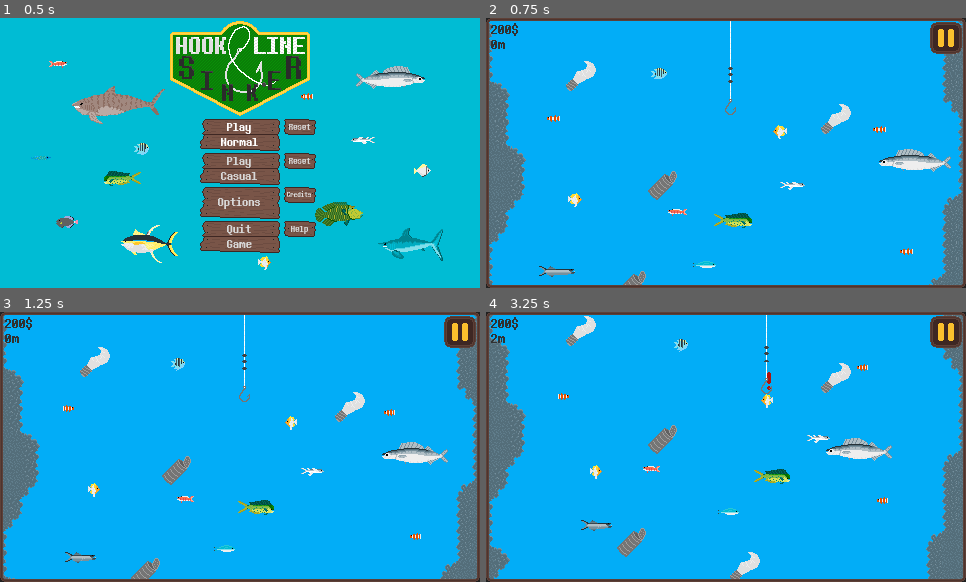
Above: before the commit, frames 1-4 (two rows, left to right).
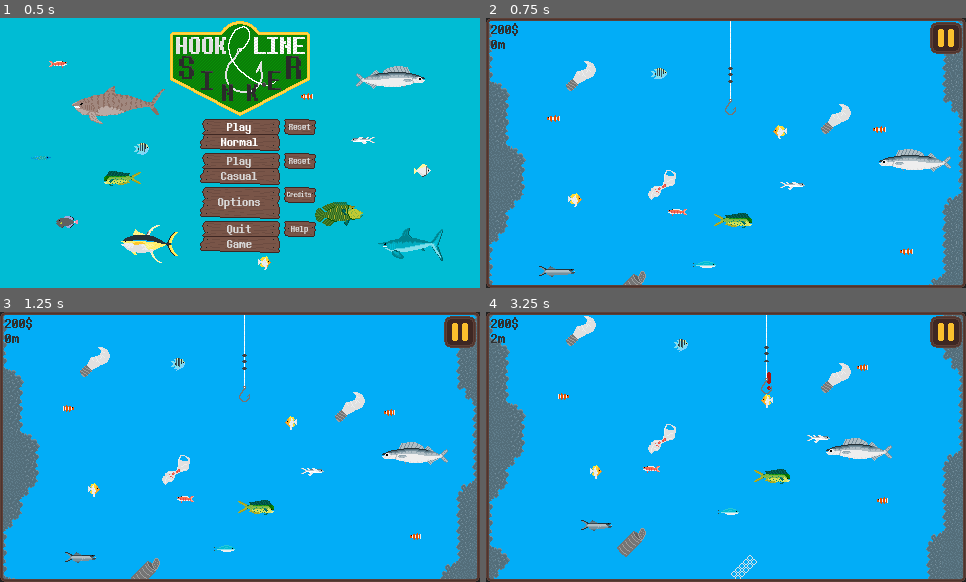
Above: after the commit, the same moments.

Repository: RaddiZeCat/HookLineAndSinkerGodot
Game: Godot game, scene res://Maps/main_menu.tscn
Same seed, same stepped clock (60 frames per second), same inputs: the game is played once before the commit and once after it. Sound files missing from this copy of the repository are replaced by a short silence.
Inputs (mouse positions are in pixels of both pictures, inside the frame that each line leads up to):
- Up to frame 1 (0.5 s): no input
- Up to frame 2 (0.75 s): click "Play Normal" at 0.5 s
- Up to frame 3 (1.25 s): no input
- Up to frame 4 (3.25 s): move the mouse to (831, 433) at 1.27 s; press the mouse at (831, 433) at 1.28 s; hold D (move_right) 1.28-2.03 s; move the mouse to (630, 460) at 2.02 s; release the mouse at (630, 460) at 2.03 s; hold S (move_down) 2.03-2.78 s; click (630, 460) at 2.1 s; move the mouse to (774, 387) at 2.77 s; press the mouse at (774, 387) at 2.78 s; hold D (move_right) from 2.78 s (still down)

Frame 1 is identical in both runs. In frame 2, 0.3% of the frame differs, in the area x 33-40%, y 56-68%; in frame 3, 0.3%; in frame 4, 0.6%, in the area x 33-58%, y 41-99%.
Error in both runs: Attempt to call function 'get_var' in base 'null instance' on a null instance. (res://Code/globals.gd:78)

Commit message:
Amandra In

Diff:
--- /dev/null
+++ b/Code/Amandra.gd
@@ -0,0 +1,4 @@
+extends Sprite2D
+
+func _ready():
+	$AnimationPlayer.play("bobbing")
--- a/Maps/ocean_scene.tscn
+++ b/Maps/ocean_scene.tscn
@@ -55,6 +55,8 @@
 [ext_resource type="PackedScene" uid="uid://86qn0i2h4cnc" path="res://Prefabs/spearfish.tscn" id="37_t50k6"]
 [ext_resource type="PackedScene" uid="uid://c4aah4tithh5n" path="res://Prefabs/shortfin.tscn" id="39_wjab3"]
 [ext_resource type="PackedScene" uid="uid://cojer2wymkcb3" path="res://Prefabs/gemfish.tscn" id="40_1ligm"]
+[ext_resource type="Texture2D" uid="uid://cypx7vj1k575y" path="res://Assets/Extras/Amandra.png" id="56_prp0b"]
+[ext_resource type="Script" path="res://Code/Amandra.gd" id="57_aqdj4"]
 
 [sub_resource type="StyleBoxEmpty" id="StyleBoxEmpty_m42rt"]
 
@@ -650,6 +652,44 @@
 }
 point_count = 9
 
+[sub_resource type="Animation" id="Animation_2n06j"]
+resource_name = "bobbing"
+length = 2.0
+loop_mode = 1
+tracks/0/type = "value"
+tracks/0/imported = false
+tracks/0/enabled = true
+tracks/0/path = NodePath(".:frame")
+tracks/0/interp = 1
+tracks/0/loop_wrap = true
+tracks/0/keys = {
+"times": PackedFloat32Array(0, 1),
+"transitions": PackedFloat32Array(1, 1),
+"update": 1,
+"values": [0, 1]
+}
+
+[sub_resource type="Animation" id="Animation_5kbox"]
+length = 0.001
+tracks/0/type = "value"
+tracks/0/imported = false
+tracks/0/enabled = true
+tracks/0/path = NodePath(".:frame")
+tracks/0/interp = 1
+tracks/0/loop_wrap = true
+tracks/0/keys = {
+"times": PackedFloat32Array(0),
+"transitions": PackedFloat32Array(1),
+"update": 1,
+"values": [1]
+}
+
+[sub_resource type="AnimationLibrary" id="AnimationLibrary_0cour"]
+_data = {
+"RESET": SubResource("Animation_5kbox"),
+"bobbing": SubResource("Animation_2n06j")
+}
+
 [node name="OceanScene" type="Node2D"]
 process_mode = 1
 script = ExtResource("1_i2hc8")
@@ -1755,6 +1795,7 @@
 
 [node name="Trash" parent="Fish&Paths 89/Trash that floats around" instance=ExtResource("10_kkswm")]
 position = Vector2(57, 103)
+frame = 2
 
 [node name="Trash2" parent="Fish&Paths 89/Trash that floats around" instance=ExtResource("10_kkswm")]
 position = Vector2(230, 36)
@@ -1763,7 +1804,7 @@
 
 [node name="Trash3" parent="Fish&Paths 89/Trash that floats around" instance=ExtResource("10_kkswm")]
 position = Vector2(139, 230)
-frame = 1
+frame = 3
 
 [node name="Trash4" parent="Fish&Paths 89/Trash that floats around" instance=ExtResource("10_kkswm")]
 position = Vector2(278, 352)
@@ -1780,6 +1821,7 @@
 
 [node name="Trash7" parent="Fish&Paths 89/Trash that floats around" instance=ExtResource("10_kkswm")]
 position = Vector2(32, 396)
+frame = 3
 
 [node name="Trash8" parent="Fish&Paths 89/Trash that floats around" instance=ExtResource("10_kkswm")]
 position = Vector2(114, 472)
@@ -1787,7 +1829,7 @@
 
 [node name="Trash9" parent="Fish&Paths 89/Trash that floats around" instance=ExtResource("10_kkswm")]
 position = Vector2(305, 572)
-frame = 1
+frame = 2
 state = 1
 
 [node name="Trash10" parent="Fish&Paths 89/Trash that floats around" instance=ExtResource("10_kkswm")]
@@ -1796,10 +1838,12 @@
 
 [node name="Trash11" parent="Fish&Paths 89/Trash that floats around" instance=ExtResource("10_kkswm")]
 position = Vector2(106, 692)
+frame = 2
 state = 1
 
 [node name="Trash12" parent="Fish&Paths 89/Trash that floats around" instance=ExtResource("10_kkswm")]
 position = Vector2(162, 739)
+frame = 3
 
 [node name="Trash13" parent="Fish&Paths 89/Trash that floats around" instance=ExtResource("10_kkswm")]
 position = Vector2(242, 834)
@@ -1819,7 +1863,7 @@
 
 [node name="Trash17" parent="Fish&Paths 89/Trash that floats around" instance=ExtResource("10_kkswm")]
 position = Vector2(113, 1161)
-frame = 1
+frame = 3
 state = 1
 
 [node name="Trash18" parent="Fish&Paths 89/Trash that floats around" instance=ExtResource("10_kkswm")]
@@ -1827,7 +1871,7 @@
 
 [node name="Trash19" parent="Fish&Paths 89/Trash that floats around" instance=ExtResource("10_kkswm")]
 position = Vector2(-49, 1258)
-frame = 1
+frame = 2
 
 [node name="Trash20" parent="Fish&Paths 89/Trash that floats around" instance=ExtResource("10_kkswm")]
 position = Vector2(43, 1384)
@@ -1844,14 +1888,16 @@
 
 [node name="Trash23" parent="Fish&Paths 89/Trash that floats around" instance=ExtResource("10_kkswm")]
 position = Vector2(80, 1597)
+frame = 3
 state = 1
 
 [node name="Trash24" parent="Fish&Paths 89/Trash that floats around" instance=ExtResource("10_kkswm")]
 position = Vector2(3, 1508)
+frame = 2
 
 [node name="Trash25" parent="Fish&Paths 89/Trash that floats around" instance=ExtResource("10_kkswm")]
 position = Vector2(165, 1698)
-frame = 1
+frame = 2
 state = 1
 
 [node name="Trash26" parent="Fish&Paths 89/Trash that floats around" instance=ExtResource("10_kkswm")]
@@ -1868,6 +1914,7 @@
 
 [node name="Trash29" parent="Fish&Paths 89/Trash that floats around" instance=ExtResource("10_kkswm")]
 position = Vector2(-62, 1837)
+frame = 3
 state = 1
 
 [node name="Trash30" parent="Fish&Paths 89/Trash that floats around" instance=ExtResource("10_kkswm")]
@@ -3146,6 +3193,21 @@
 [node name="PathFollow2D" type="PathFollow2D" parent="Fish&Paths 89/Birdnosed8/Path2D"]
 position = Vector2(2, 1875)
 rotation = 0.908067
+
+[node name="Eastereggs" type="Node" parent="."]
+
+[node name="Amandra" type="Sprite2D" parent="Eastereggs"]
+position = Vector2(344, 1074)
+texture = ExtResource("56_prp0b")
+flip_h = true
+hframes = 2
+frame = 1
+script = ExtResource("57_aqdj4")
+
+[node name="AnimationPlayer" type="AnimationPlayer" parent="Eastereggs/Amandra"]
+libraries = {
+"": SubResource("AnimationLibrary_0cour")
+}
 
 [connection signal="pressed" from="Camera2D/Control/ButtonPause" to="." method="_on_button_pause_pressed"]
 [connection signal="pressed" from="Camera2D/Control/Menu Paused/ButtonUnpause" to="." method="_on_button_unpause_pressed"]
--- a/Prefabs/trash.tscn
+++ b/Prefabs/trash.tscn
@@ -9,7 +9,7 @@
 
 [node name="Trash" type="Sprite2D"]
 texture = ExtResource("1_16kqr")
-hframes = 2
+hframes = 4
 script = ExtResource("2_hepv2")
 speed = 2
 deviation = 3
Binary file added: Assets/Extras/Amandra.png
Not shown, added: Assets/Extras/Amandra.png.import
Binary file changed: Assets/Trash.png
Not shown: 1 places in Maps/ocean_scene.tscn that only renumber resources
